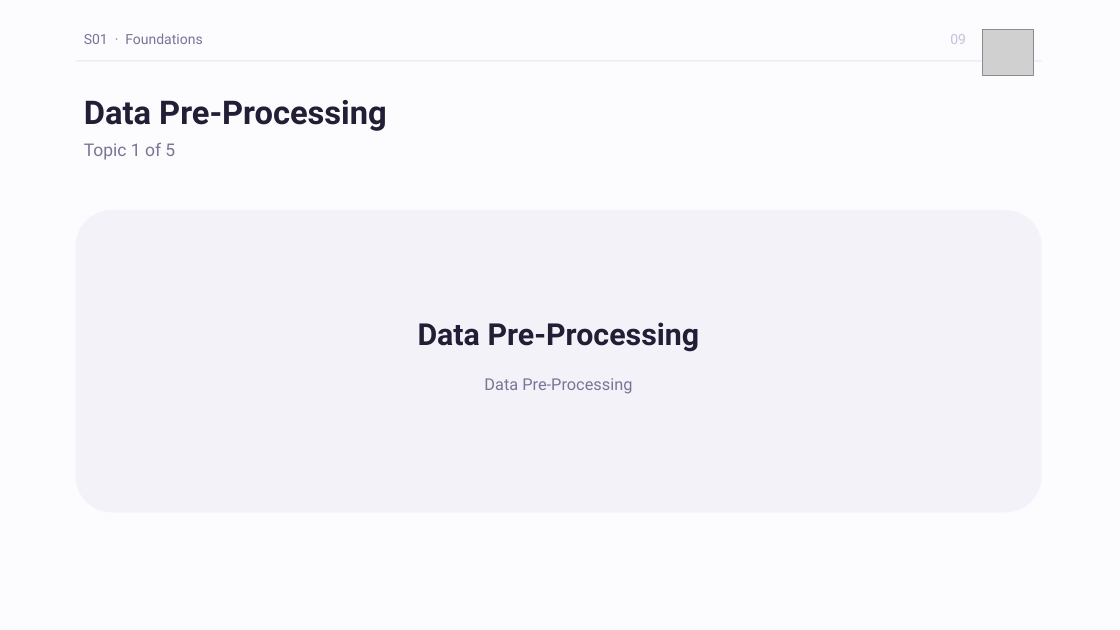
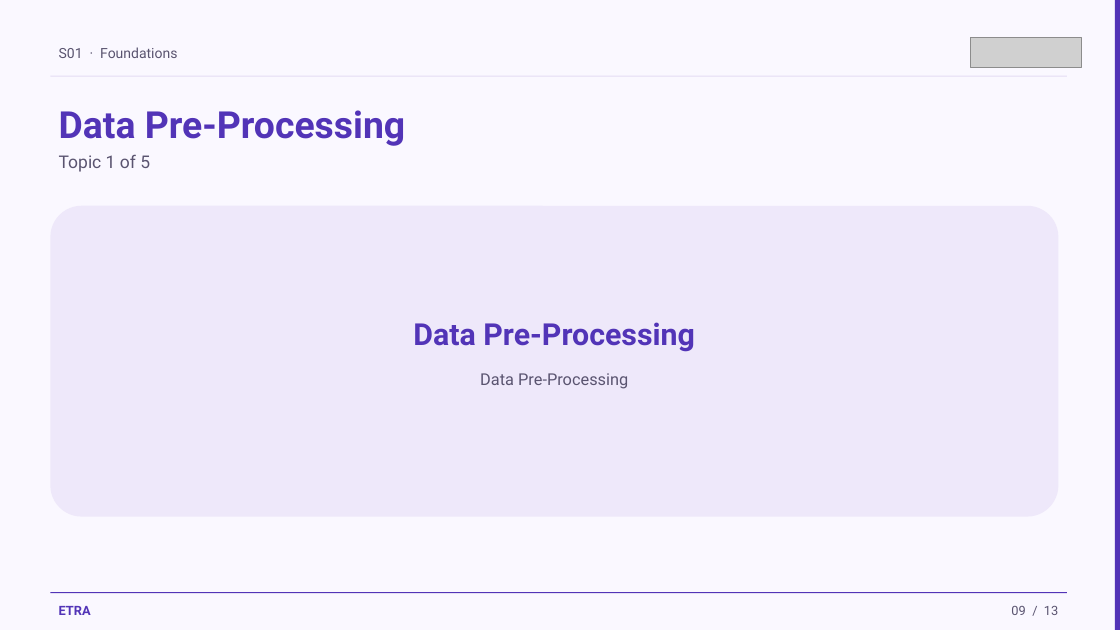
Before and after one commit to iksasa15/AI-ML, a slide deck: slide 9 of web-presentation/pdf-exports/Week1-Session1-Foundations.pptx. Drawn at 1120x630 pixels with LibreOffice and Linux fonts; fonts in the diff are those of the drawing; grey boxes stand for pictures. Boxes give left, top, right and bottom in pixels: in the first picture for what was removed or moved away, otherwise in the second. Text is boxed around its words. In the diff, an @@ line names an element or a change of style, - is before the commit and + after.

Commit message:
feat: update PowerPoint templates and scripts to align with ETRA Design System v1.0, enhancing visual consistency and usability

```diff
--- a/web-presentation/pdf-exports/Week1-Session1-Foundations.pptx
+++ b/web-presentation/pdf-exports/Week1-Session1-Foundations.pptx
@@ background #FCFBFE to #FAF8FF @@
@@ picture removed at (x1=983, y1=29, x2=1033, y2=76) @@
@@ rectangle added at (x1=1115, y1=0, x2=1120, y2=630), fill #5234B7 @@
@@ text colour #7A7496 to #5A5470 in 3 elements at (x1=480, y1=373, x2=628, y2=389), (x1=59, y1=154, x2=150, y2=172), (x1=59, y1=47, x2=177, y2=58) @@
@@ text "S01 · Foundations" moved from (x1=84, y1=33, x2=202, y2=44) to (x1=59, y1=47, x2=177, y2=58) @@
@@ picture added at (x1=970, y1=38, x2=1081, y2=67) @@
@@ rectangle resized from (x1=76, y1=60, x2=1042, y2=61) to (x1=50, y1=76, x2=1067, y2=76) @@
@@ rectangle at (x1=50, y1=76, x2=1067, y2=76): fill #E8E4F2 to #E4DCF4 @@
@@ text "Data Pre-Processing" moved from (x1=84, y1=100, x2=387, y2=131) to (x1=59, y1=110, x2=405, y2=146) @@
@@ text "Data Pre-Processing" at (x1=59, y1=110, x2=405, y2=146): size 28 to 32 pt, text colour #221E36 to #5234B7 @@
@@ text "Topic 1 of 5" moved from (x1=84, y1=143, x2=175, y2=160) to (x1=59, y1=154, x2=150, y2=172) @@
@@ rounded rectangle resized from (x1=76, y1=210, x2=1042, y2=513) to (x1=50, y1=206, x2=1059, y2=517) @@
@@ rounded rectangle at (x1=50, y1=206, x2=1059, y2=517): fill #F4F2F9 to #EEE8FA; proportions changed @@
@@ text "Data Pre-Processing" at (x1=413, y1=322, x2=695, y2=352): text colour #221E36 to #5234B7 @@
@@ rectangle added at (x1=50, y1=592, x2=1067, y2=593), fill #5234B7 @@
@@ text added at (x1=59, y1=606, x2=91, y2=615), 11 pt, text #5234B7, bold @@
+ETRA
@@ text at (x1=1011, y1=606, x2=1058, y2=615): text changed; size 12 to 11 pt; text colour #C8C0DE to #5A5470 @@
-09
+09 / 13
```
Also in this commit, not shown: 12 other slides changed, 24 other files.
